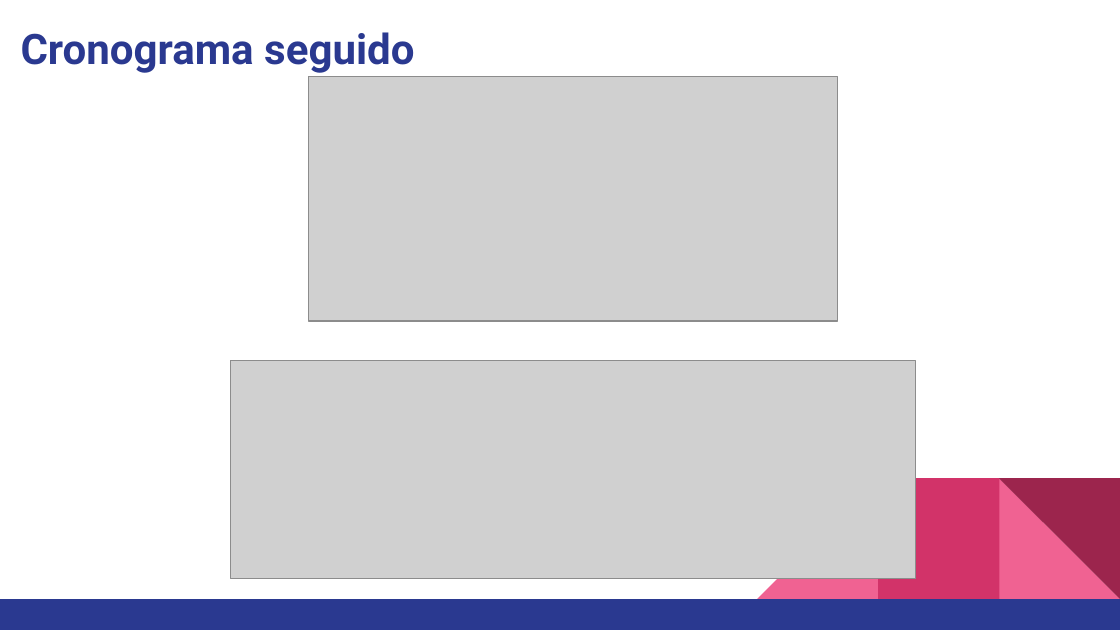
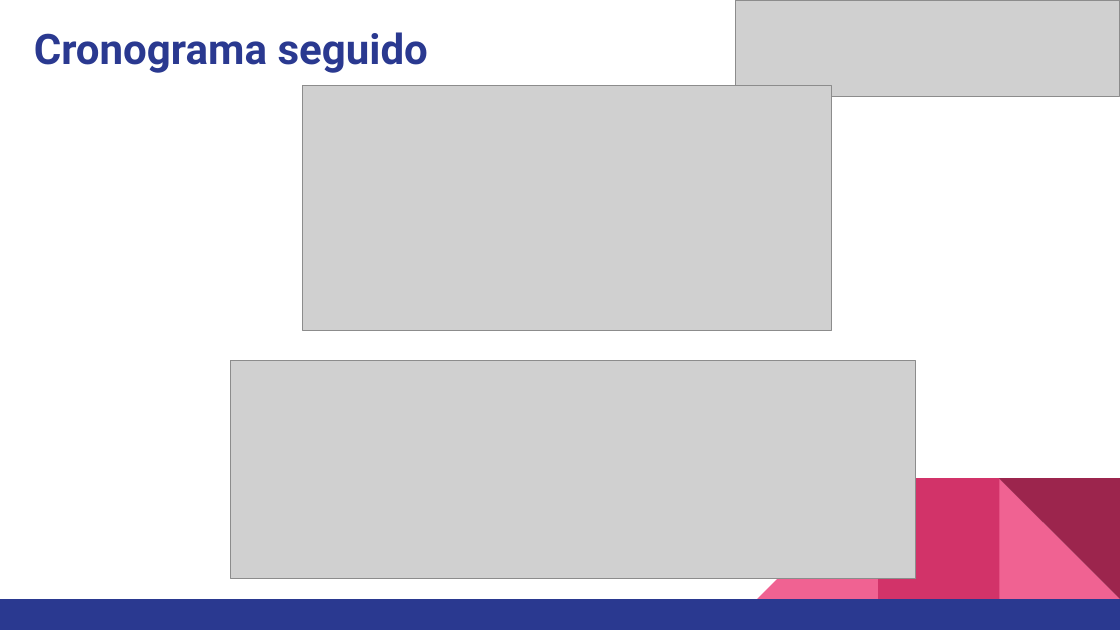
Before and after one commit to javegaf/Capstone, a slide deck: slide 8 of Fase 2/Evidencias Proyecto/Presentacion Proyecto.pptx. Drawn at 1120x630 pixels with LibreOffice and Linux fonts; fonts in the diff are those of the drawing; grey boxes stand for pictures. Boxes give left, top, right and bottom in pixels: in the first picture for what was removed or moved away, otherwise in the second. Text is boxed around its words. In the diff, an @@ line names an element or a change of style, - is before the commit and + after.

```diff
--- a/Fase 2/Evidencias Proyecto/Presentacion Proyecto.pptx
+++ b/Fase 2/Evidencias Proyecto/Presentacion Proyecto.pptx
@@ title "Cronograma seguido": place and size @@
-title "Cronograma seguido" at [21, 32, 414, 73]
+title "Cronograma seguido" at [34, 32, 428, 73]
@@ picture added at [735, 0, 1120, 96] @@
@@ picture: place and size @@
-picture at [309, 76, 838, 321]
+picture at [302, 85, 831, 330]
```
Also in this commit, not shown: 7 other slides changed, 4 slides added, 4 slides removed, 1 other file.
